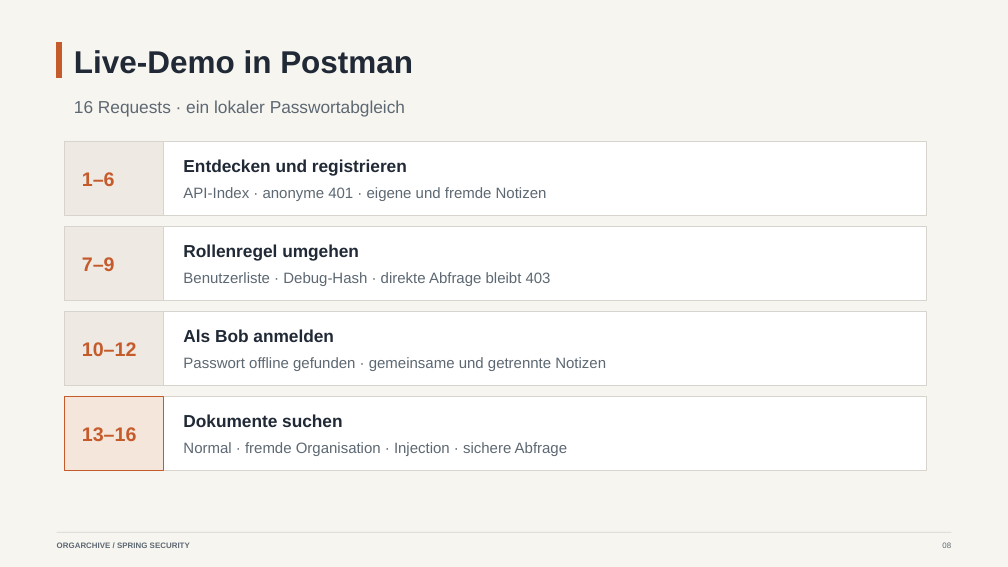
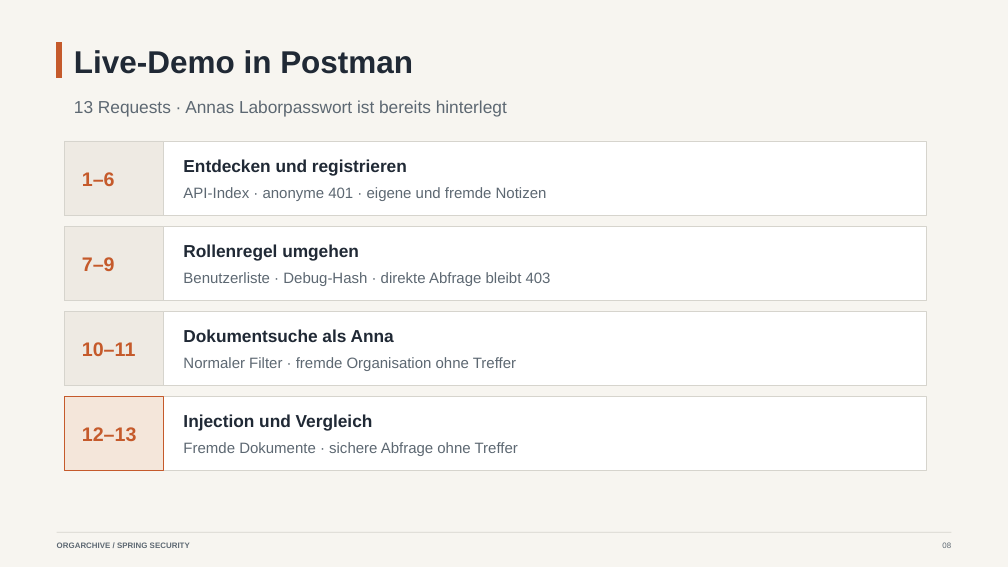
Before and after one commit to andrey94308/spring-came-to-the-party, a slide deck: slide 8 of presentation/spring_knowledge_sharing_editable_orgarchive.pptx. Drawn at 1008x567 pixels with LibreOffice and Linux fonts; fonts in the diff are those of the drawing. Boxes give left, top, right and bottom in pixels: in the first picture for what was removed or moved away, otherwise in the second. Text is boxed around its words. In the diff, an @@ line names an element or a change of style, - is before the commit and + after.

```diff
--- a/presentation/spring_knowledge_sharing_editable_orgarchive.pptx
+++ b/presentation/spring_knowledge_sharing_editable_orgarchive.pptx
@@ text at <box>74,100,507,117</box>: text changed @@
-16 Requests · ein lokaler Passwortabgleich
+13 Requests · Annas Laborpasswort ist bereits hinterlegt
@@ text at <box>183,329,394,342</box>: text changed @@
-Als Bob anmelden
+Dokumentsuche als Anna
@@ text at <box>82,342,136,356</box>: text changed @@
-10–12
+10–11
@@ text at <box>183,357,516,371</box>: text changed @@
-Passwort offline gefunden · gemeinsame und getrennte Notizen
+Normaler Filter · fremde Organisation ohne Treffer
@@ text at <box>183,414,373,431</box>: text changed @@
-Dokumente suchen
+Injection und Vergleich
@@ text at <box>82,427,137,441</box>: text changed @@
-13–16
+12–13
@@ text at <box>183,442,518,456</box>: text changed @@
-Normal · fremde Organisation · Injection · sichere Abfrage
+Fremde Dokumente · sichere Abfrage ohne Treffer
```
Also in this commit, not shown: 2 other slides changed, 10 other files.
